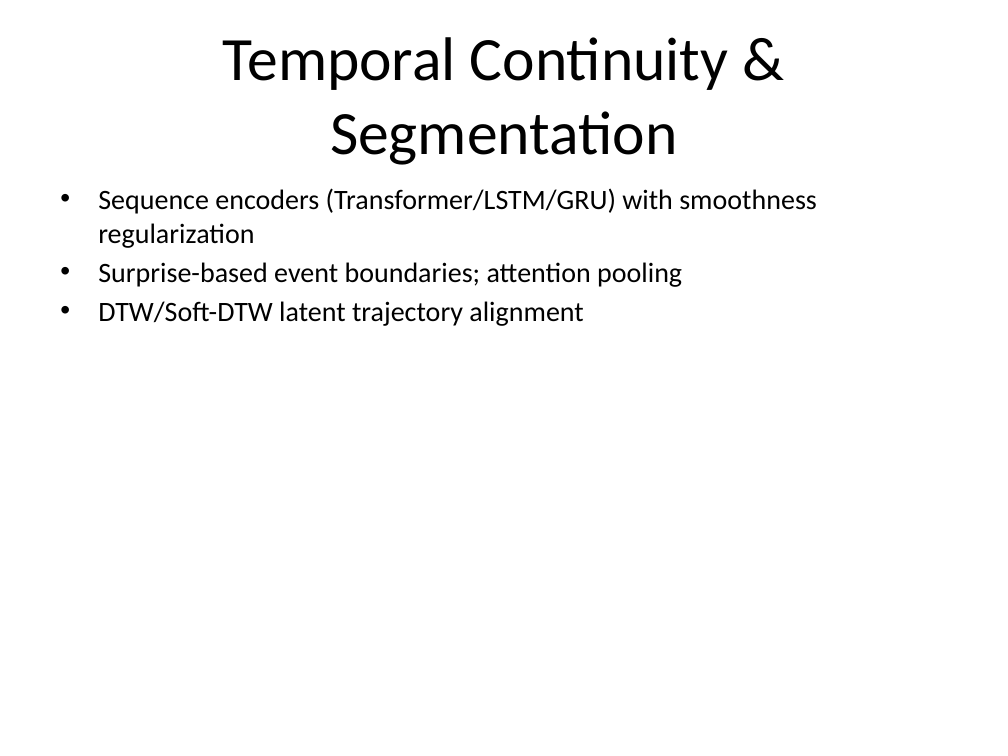
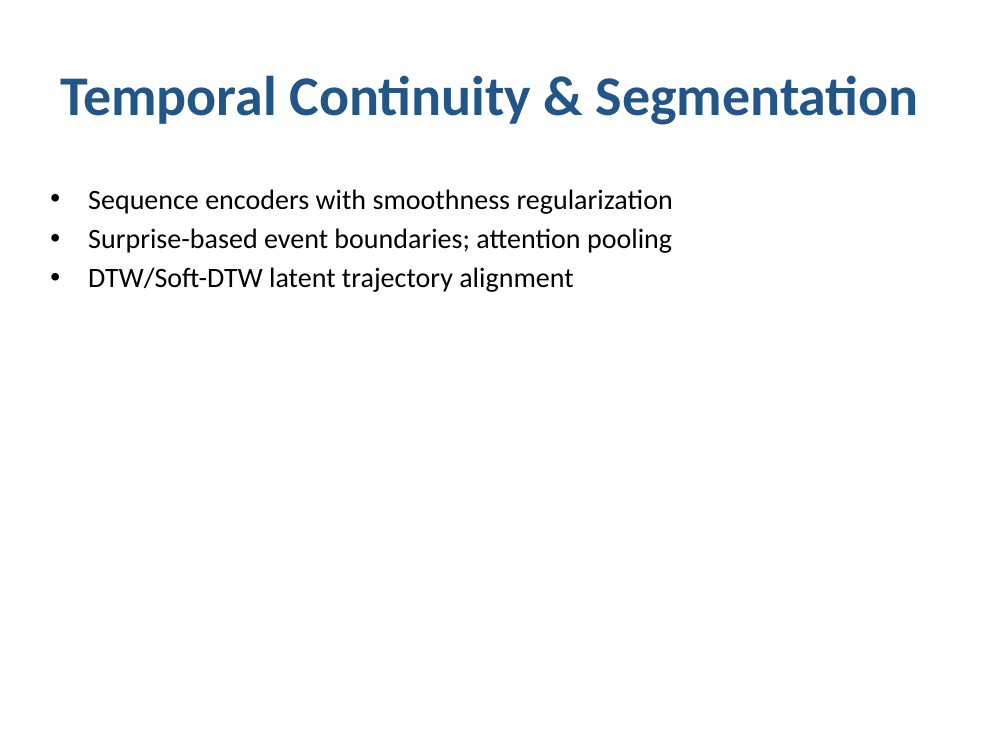
Before and after one commit to csmangum/latent_experience_modeling, a slide deck: slide 7 of CIMC_Proposal_Presentation.pptx. Drawn at 1008x756 pixels with LibreOffice and Linux fonts; fonts in the diff are those of the drawing. Boxes give left, top, right and bottom in pixels: in the first picture for what was removed or moved away, otherwise in the second. Text is boxed around its words. In the diff, an @@ line names an element or a change of style, - is before the commit and + after.

```diff
--- a/CIMC_Proposal_Presentation.pptx
+++ b/CIMC_Proposal_Presentation.pptx
@@ title "Temporal Continuity & Segmentation" at box(60, 75, 919, 125): size 44 to 40 pt, text colour #000000 to #225588, bold on; alignment centre to left @@
@@ text at box(88, 189, 673, 214): text changed @@
-• Sequence encoders (Transformer/LSTM/GRU) with smoothness regularization
+• Sequence encoders with smoothness regularization
```
Also in this commit, not shown: 14 other slides changed, 2 other files.
